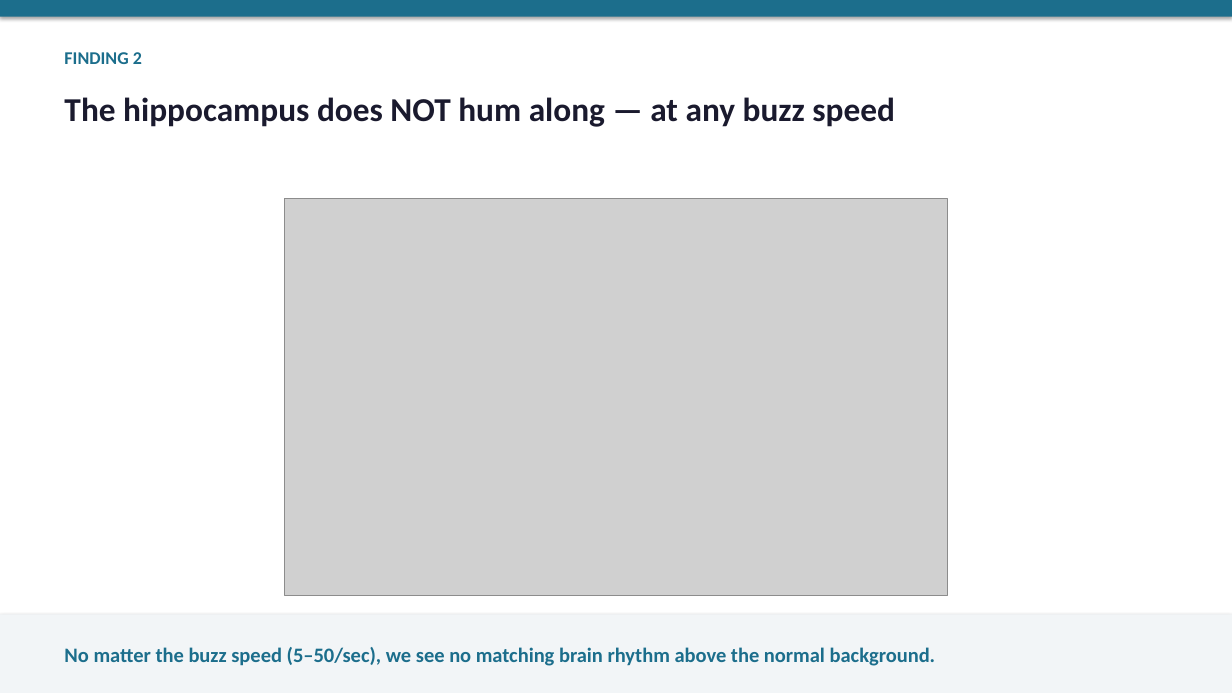
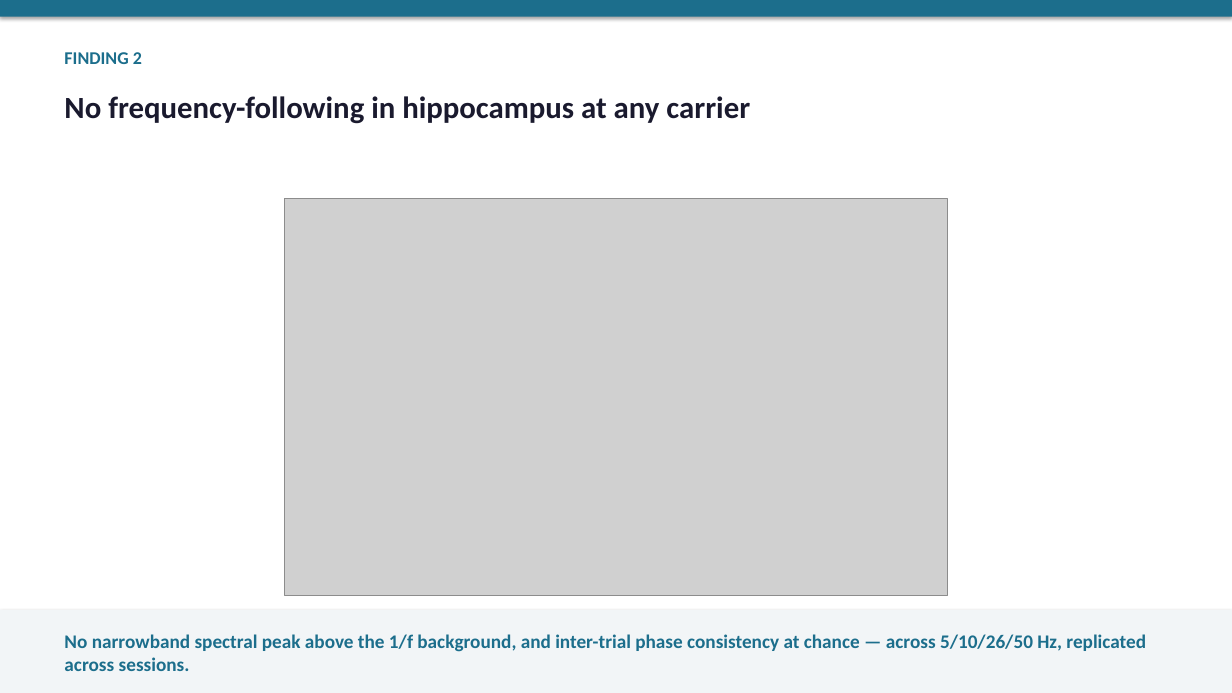
Before and after one commit to wehabit/hpaticmousebuzsakilab, a slide deck: slide 12 of presentation/haptic_brain_talk.pptx. Drawn at 1232x693 pixels with LibreOffice and Linux fonts; fonts in the diff are those of the drawing; grey boxes stand for pictures. Boxes give left, top, right and bottom in pixels: in the first picture for what was removed or moved away, otherwise in the second. Text is boxed around its words. In the diff, an @@ line names an element or a change of style, - is before the commit and + after.

```diff
--- a/presentation/haptic_brain_talk.pptx
+++ b/presentation/haptic_brain_talk.pptx
@@ text at [64, 96, 750, 124]: text changed; size 26 to 24 pt @@
-The hippocampus does NOT hum along — at any buzz speed
+No frequency-following in hippocampus at any carrier
@@ rectangle: place and size @@
-rectangle at [0, 615, 1232, 693]
+rectangle at [0, 610, 1232, 693]
@@ text at [64, 634, 1146, 671]: text changed; size 16 to 15 pt @@
-No matter the buzz speed (5–50/sec), we see no matching brain rhythm above the normal background.
+No narrowband spectral peak above the 1/f background, and inter-trial phase consistency at chance — across 5/10/26/50 Hz, replicated across sessions.
```
Also in this commit, not shown: 18 other slides changed, 7 slides added, 7 slides removed, 9 other files.
